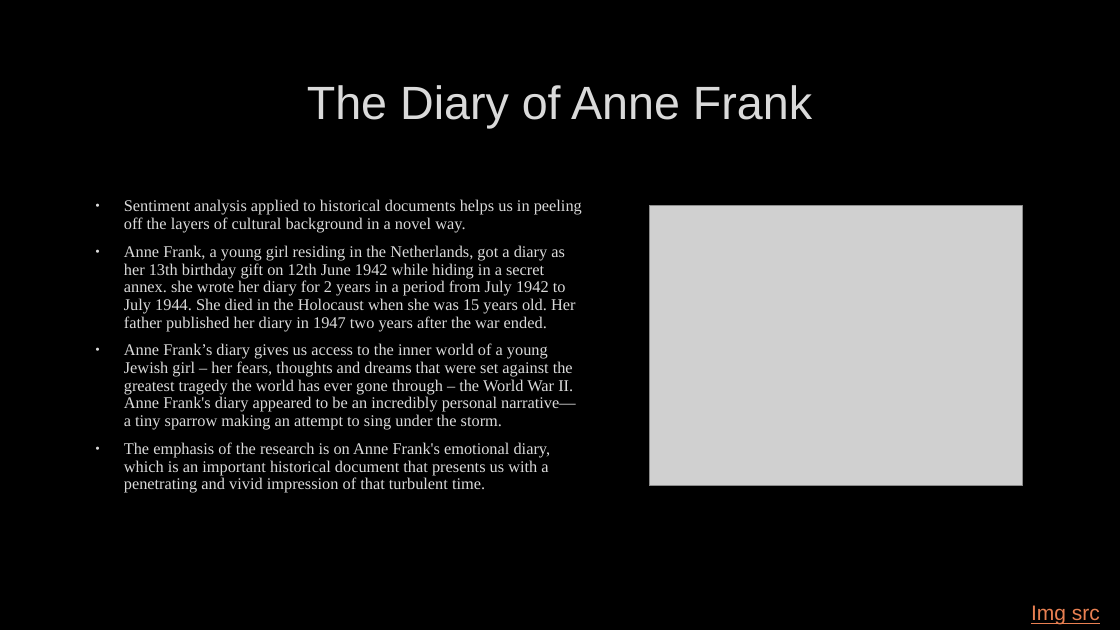
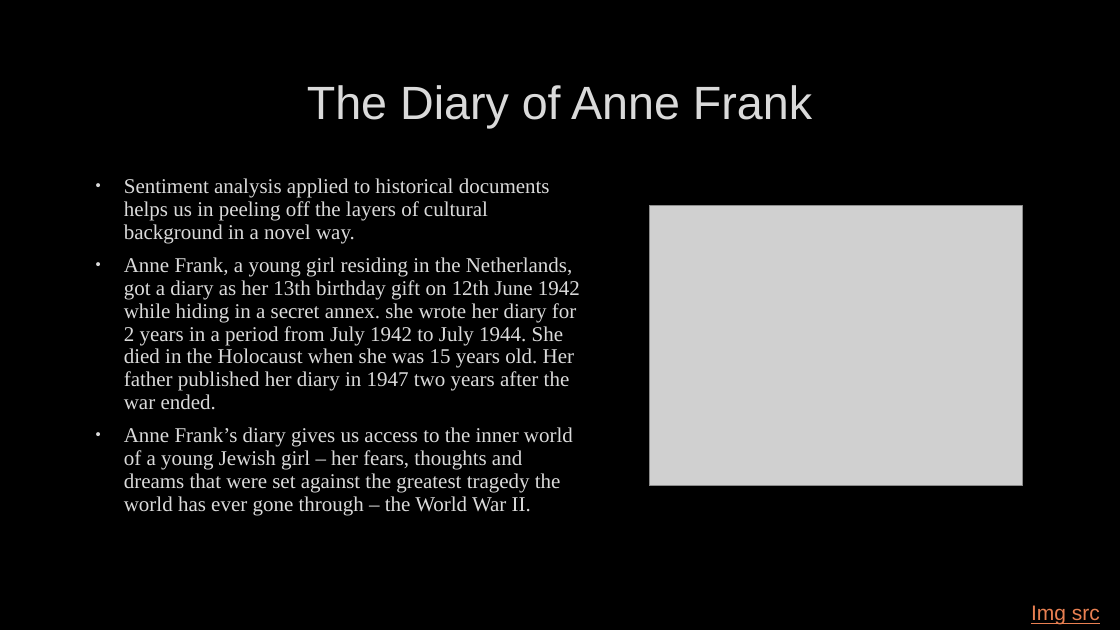
Before and after one commit to SmitaPable/SentimentalAnalysisofAnneFrank, a slide deck: slide 2 of Sentiment analysis of historical text.pptx. Drawn at 1120x630 pixels with LibreOffice and Linux fonts; fonts in the diff are those of the drawing; grey boxes stand for pictures; background and template pictures are left out. Boxes give left, top, right and bottom in pixels: in the first picture for what was removed or moved away, otherwise in the second. Text is boxed around its words. In the diff, an @@ line names an element or a change of style, - is before the commit and + after.

```diff
--- a/Sentiment analysis of historical text.pptx
+++ b/Sentiment analysis of historical text.pptx
@@ text at [124,178,580,410]: size 14 to 18 pt in "Sentiment analysis applied to historical documents helps ...", "Anne Frank, a young girl residing in ..." @@
@@ text at [124,427,573,515]: text changed; size 14 to 18 pt @@
-• Anne Frank’s diary gives us access to the inner world of a young Jewish girl – her fears, thoughts and dreams that were set against the greatest tragedy the world has ever gone through – the World War II. Anne Frank's diary appeared to be an incredibly personal narrative— a tiny sparrow making an attempt to sing under the storm.
-• The emphasis of the research is on Anne Frank's emotional diary, which is an important historical document that presents us with a penetrating and vivid impression of that turbulent time.
+• Anne Frank’s diary gives us access to the inner world of a young Jewish girl – her fears, thoughts and dreams that were set against the greatest tragedy the world has ever gone through – the World War II.
```
